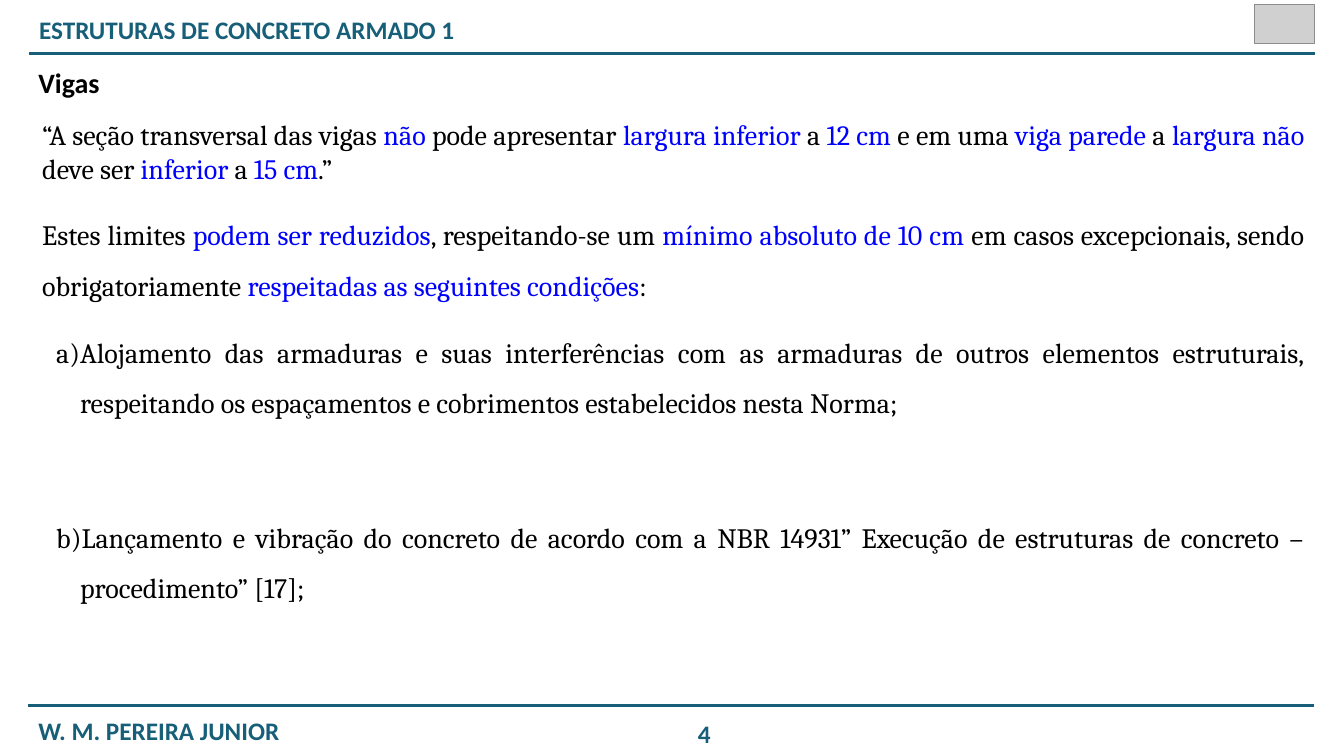
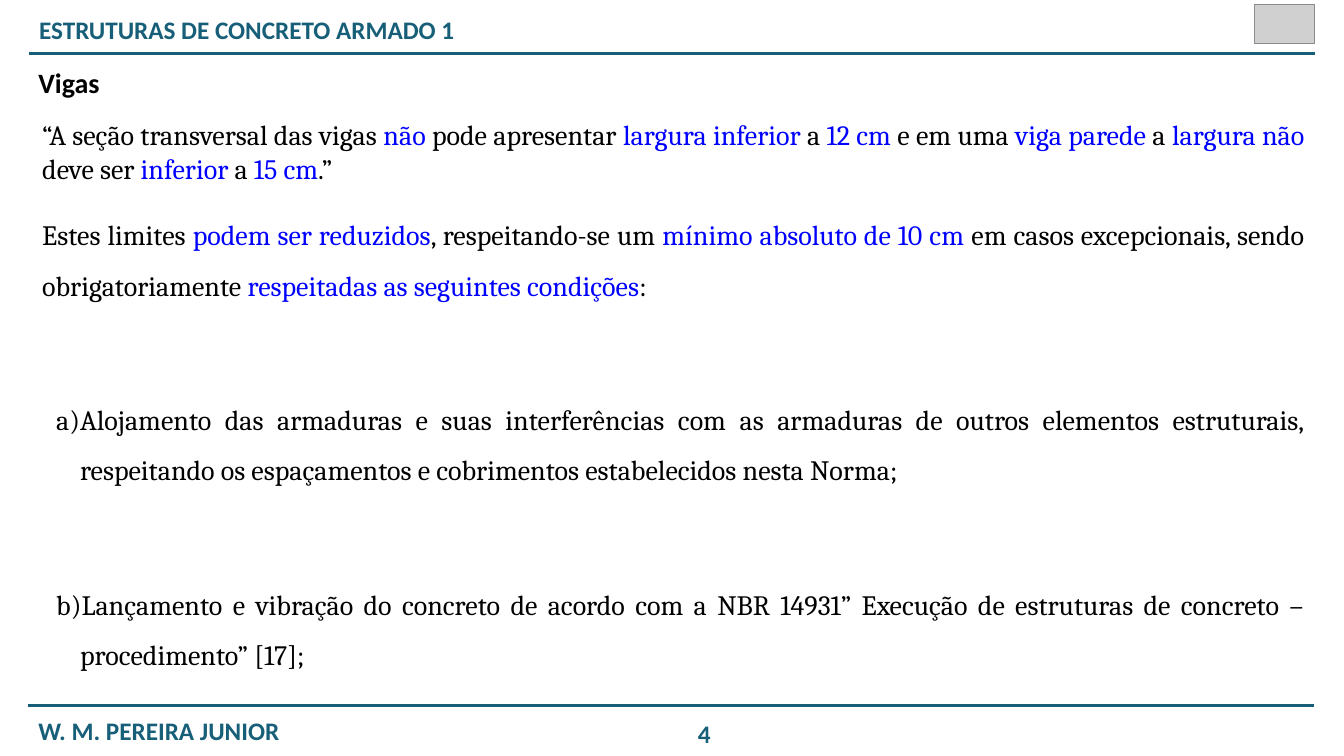
Before and after one commit to livroeca1/CONCRETO-VOLUME-1, a slide deck: slide 4 of Word/Concreto 1/W M Pereira Junior_09-Elementos e seu pré-dimensionamento_r00_240621.pptx. Drawn at 1344x756 pixels with LibreOffice and Linux fonts; fonts in the diff are those of the drawing; grey boxes stand for pictures. Boxes give left, top, right and bottom in pixels: in the first picture for what was removed or moved away, otherwise in the second. Text is boxed around its words. In the diff, an @@ line names an element or a change of style, - is before the commit and + after.

Commit message:
Aulas Concreto 1

```diff
--- a/Word/Concreto 1/W M Pereira Junior_09-Elementos e seu pré-dimensionamento_r00_240621.pptx
+++ b/Word/Concreto 1/W M Pereira Junior_09-Elementos e seu pré-dimensionamento_r00_240621.pptx
@@ text "Estes limites podem ser reduzidos, ..." rewrapped from [42, 225, 1305, 604] to [42, 225, 1305, 671] @@
```
Also in this commit, not shown: 2 other slides changed, 27 other files.
